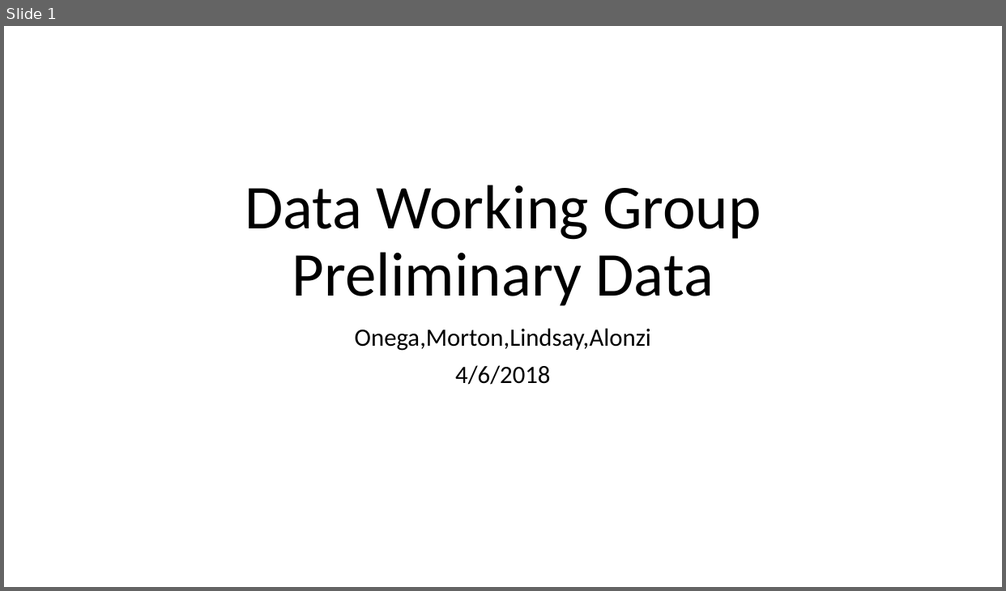
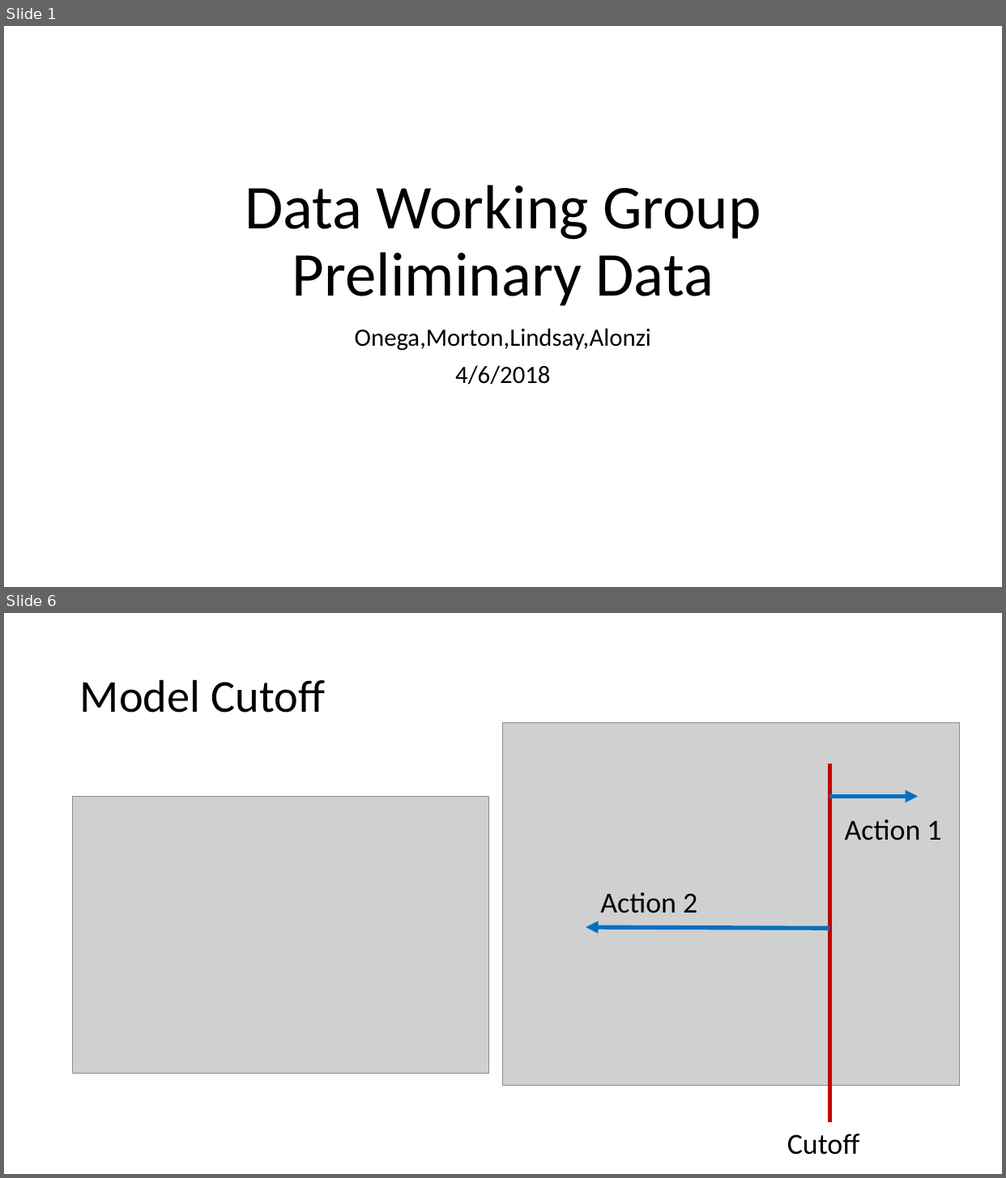
Before and after one commit to alonzi/alderman, a slide deck: DataWorkingGroup_preliminarydata.pptx. Shown one above the other, each under a label of ours: slide 1 before the commit, slides 1 and 6 after it; the slides between them are not shown. The pictures are 1006x591 and 1006x1178 pixels, drawn with LibreOffice and Linux fonts; fonts in the diff are those of the drawing; grey boxes stand for pictures. Boxes give left, top, right and bottom in pixels: in the first picture for what was removed or moved away, otherwise in the second. Text is boxed around its words. In the diff, an @@ line names an element or a change of style, - is before the commit and + after.

```diff
--- a/DataWorkingGroup_preliminarydata.pptx
+++ b/DataWorkingGroup_preliminarydata.pptx
@@ slide 6 added at box(4, 613, 1002, 1174), background #FFFFFF @@
@@ title added at box(80, 679, 325, 713), 44 pt, text #000000 @@
+Model Cutoff
@@ picture added at box(503, 723, 959, 1086) @@
@@ line added from (829, 764) to (829, 1122), #C00000 4 pt @@
@@ picture added at box(73, 796, 489, 1073) @@
@@ arrow added from (829, 796) to (918, 796), #0070C0 4 pt @@
@@ text added at box(845, 820, 941, 841), 28 pt, text #000000 @@
+Action 1
@@ text added at box(600, 892, 697, 914), 28 pt, text #000000 @@
+Action 2
@@ arrow added from (829, 928) to (586, 927), #0070C0 4 pt @@
@@ text added at box(787, 1134, 859, 1155), 28 pt, text #000000 @@
+Cutoff
```
Also in this commit, not shown: 6 slides changed, 5 other files.
